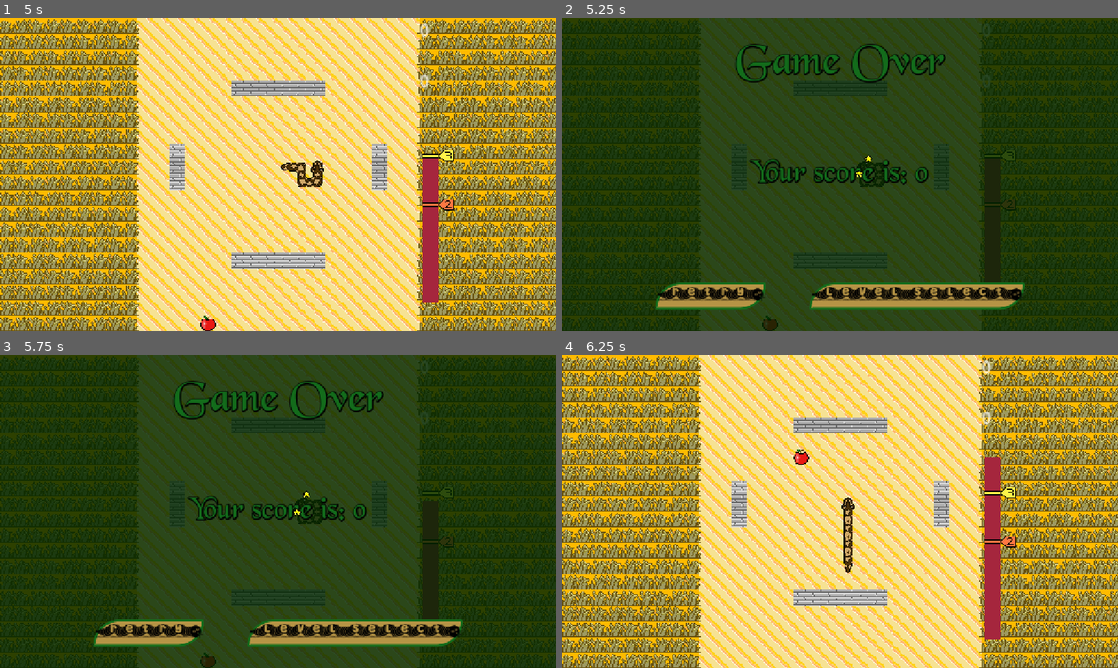
Above: before the commit, frames 1-4 (two rows, left to right).
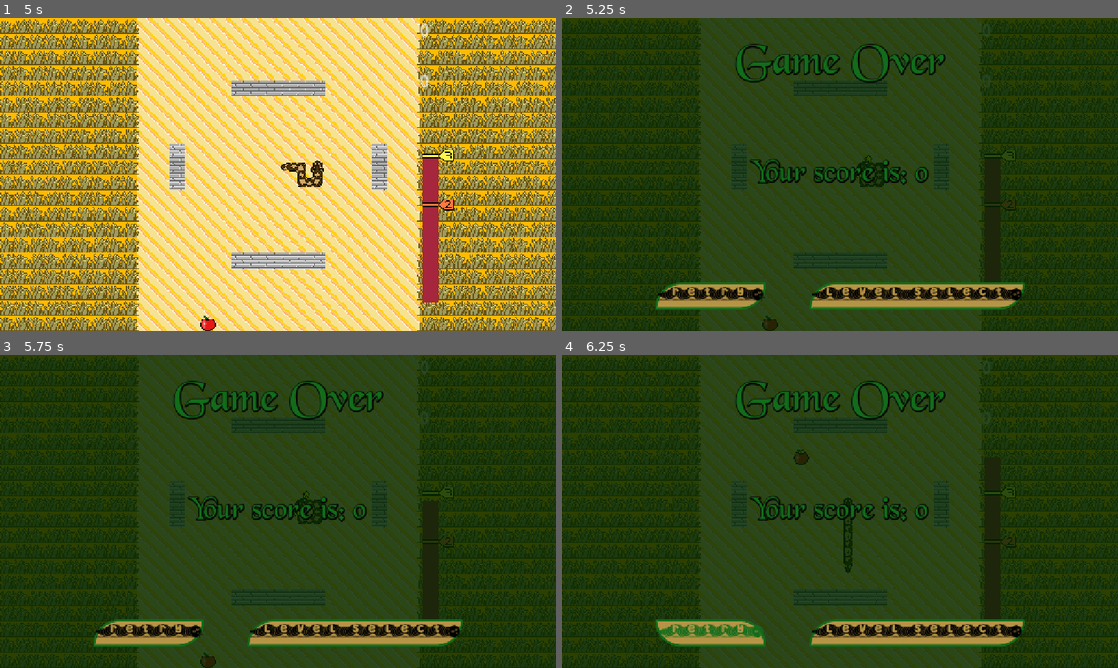
Above: after the commit, the same moments.

Repository: B-nce/Snake
Game: Godot game, scene res://scenes/main_menu_scene/main_menu.tscn
The game is run twice, just before and just after one commit, with the same random seed, the same clock (stepped at 60 frames per second) and the same inputs.
Inputs:
- Up to frame 1 (5 s): click "(Level select)" at 0.5 s; click "(Level four)" at 1.25 s; hold Right (right) 2.03-2.78 s; hold Down (down) 2.78-3.53 s; hold Right (right) 3.53-4.28 s; hold Up (up) from 4.28 s (still down)
- Up to frame 2 (5.25 s): release Up (up) at 5.03 s; hold Left (left) from 5.03 s (still down)
- Up to frame 3 (5.75 s): keep holding Left (left)
- Up to frame 4 (6.25 s): release Left (left) at 5.75 s; click "(Retry)" at 5.75 s

Frame 1 is identical in both runs. In frame 2, less than 0.1% of the frame differs, in the area x 52-56%, y 43-52%; in frame 3, less than 0.1%; in frame 4, 100%, in the area x 0-100%, y 0-100%.

Commit message:
Lehoztam a csillagokat

Diff:
--- a/snake/scenes/game_over/game_over.tscn
+++ b/snake/scenes/game_over/game_over.tscn
@@ -29,6 +29,8 @@
 corner_radius_bottom_left = 5
 
 [node name="GameOver" type="Control"]
+z_index = 99
+z_as_relative = false
 layout_mode = 3
 anchors_preset = 15
 anchor_right = 1.0
--- a/snake/scenes/level_select/level_select.tscn
+++ b/snake/scenes/level_select/level_select.tscn
@@ -131,7 +131,7 @@
 texture_filter = 1
 layout_mode = 1
 anchors_preset = -1
-anchor_left = 0.502558
+anchor_left = 0.497442
 anchor_top = 0.454545
 anchor_right = 0.497442
 anchor_bottom = 0.606061
@@ -164,41 +164,6 @@
 theme_override_styles/normal = SubResource("StyleBoxFlat_3c84o")
 text = "(Level three)"
 
-[node name="MarginContainer4" type="MarginContainer" parent="VBoxContainer/VBoxContainer"]
-layout_mode = 2
-
-[node name="Level4Button" type="Button" parent="VBoxContainer/VBoxContainer/MarginContainer4"]
-layout_mode = 2
-size_flags_vertical = 3
-focus_mode = 0
-theme_override_colors/font_hover_color = Color(0.0745098, 0.423529, 0.105882, 1)
-theme_override_colors/font_color = Color(0, 0, 0, 1)
-theme_override_colors/font_focus_color = Color(0.0745098, 0.423529, 0.105882, 1)
-theme_override_colors/font_pressed_color = Color(0, 0, 0, 1)
-theme_override_fonts/font = ExtResource("1_t5gxd")
-theme_override_font_sizes/font_size = 55
-theme_override_styles/hover = SubResource("StyleBoxFlat_vdlig")
-theme_override_styles/pressed = SubResource("StyleBoxFlat_vdlig")
-theme_override_styles/normal = SubResource("StyleBoxFlat_3c84o")
-text = "(Level four)"
-
-[node name="MarginContainer5" type="MarginContainer" parent="VBoxContainer/VBoxContainer"]
-layout_mode = 2
-
-[node name="Level5Button" type="Button" parent="VBoxContainer/VBoxContainer/MarginContainer5"]
-layout_mode = 2
-size_flags_vertical = 3
-focus_mode = 0
-theme_override_colors/font_hover_color = Color(0.0745098, 0.423529, 0.105882, 1)
-theme_override_colors/font_color = Color(0, 0, 0, 1)
-theme_override_colors/font_focus_color = Color(0.0745098, 0.423529, 0.105882, 1)
-theme_override_colors/font_pressed_color = Color(0, 0, 0, 1)
-theme_override_fonts/font = ExtResource("1_t5gxd")
-theme_override_font_sizes/font_size = 55
-theme_override_styles/hover = SubResource("StyleBoxFlat_vdlig")
-theme_override_styles/pressed = SubResource("StyleBoxFlat_vdlig")
-theme_override_styles/normal = SubResource("StyleBoxFlat_3c84o")
-text = "(Level five)"
 [node name="Level3Lock" type="TextureRect" parent="VBoxContainer/VBoxContainer/MarginContainer2/Level3Button"]
 unique_name_in_owner = true
 texture_filter = 1
@@ -216,6 +181,42 @@
 grow_vertical = 2
 texture = ExtResource("4_3c84o")
 
+[node name="MarginContainer4" type="MarginContainer" parent="VBoxContainer/VBoxContainer"]
+layout_mode = 2
+
+[node name="Level4Button" type="Button" parent="VBoxContainer/VBoxContainer/MarginContainer4"]
+layout_mode = 2
+size_flags_vertical = 3
+focus_mode = 0
+theme_override_colors/font_hover_color = Color(0.0745098, 0.423529, 0.105882, 1)
+theme_override_colors/font_color = Color(0, 0, 0, 1)
+theme_override_colors/font_focus_color = Color(0.0745098, 0.423529, 0.105882, 1)
+theme_override_colors/font_pressed_color = Color(0, 0, 0, 1)
+theme_override_fonts/font = ExtResource("1_t5gxd")
+theme_override_font_sizes/font_size = 55
+theme_override_styles/hover = SubResource("StyleBoxFlat_vdlig")
+theme_override_styles/pressed = SubResource("StyleBoxFlat_vdlig")
+theme_override_styles/normal = SubResource("StyleBoxFlat_3c84o")
+text = "(Level four)"
+
+[node name="MarginContainer5" type="MarginContainer" parent="VBoxContainer/VBoxContainer"]
+layout_mode = 2
+
+[node name="Level5Button" type="Button" parent="VBoxContainer/VBoxContainer/MarginContainer5"]
+layout_mode = 2
+size_flags_vertical = 3
+focus_mode = 0
+theme_override_colors/font_hover_color = Color(0.0745098, 0.423529, 0.105882, 1)
+theme_override_colors/font_color = Color(0, 0, 0, 1)
+theme_override_colors/font_focus_color = Color(0.0745098, 0.423529, 0.105882, 1)
+theme_override_colors/font_pressed_color = Color(0, 0, 0, 1)
+theme_override_fonts/font = ExtResource("1_t5gxd")
+theme_override_font_sizes/font_size = 55
+theme_override_styles/hover = SubResource("StyleBoxFlat_vdlig")
+theme_override_styles/pressed = SubResource("StyleBoxFlat_vdlig")
+theme_override_styles/normal = SubResource("StyleBoxFlat_3c84o")
+text = "(Level five)"
+
 [node name="MarginContainer2" type="MarginContainer" parent="VBoxContainer"]
 layout_mode = 2
 theme = SubResource("Theme_vdlig")
--- a/snake/scenes/player/player.tscn
+++ b/snake/scenes/player/player.tscn
@@ -20,4 +20,5 @@
 [node name="Stars" parent="." instance=ExtResource("2_dovo2")]
 unique_name_in_owner = true
 visible = false
-z_index = 99
+z_index = 98
+z_as_relative = false
